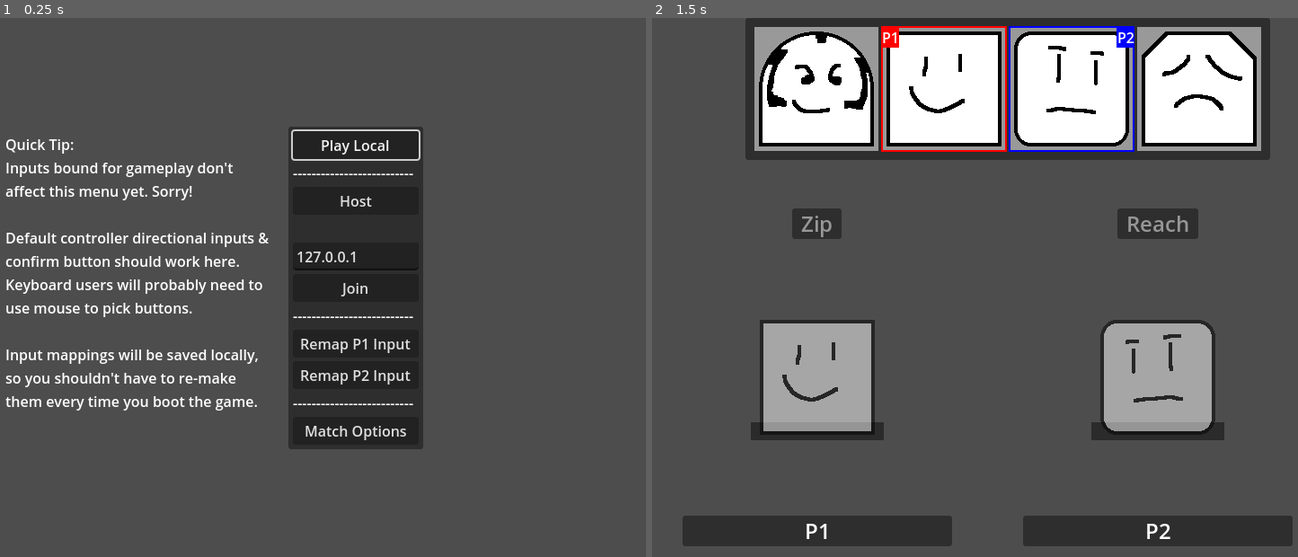
Above: before the commit, frames 1-2 (left to right).
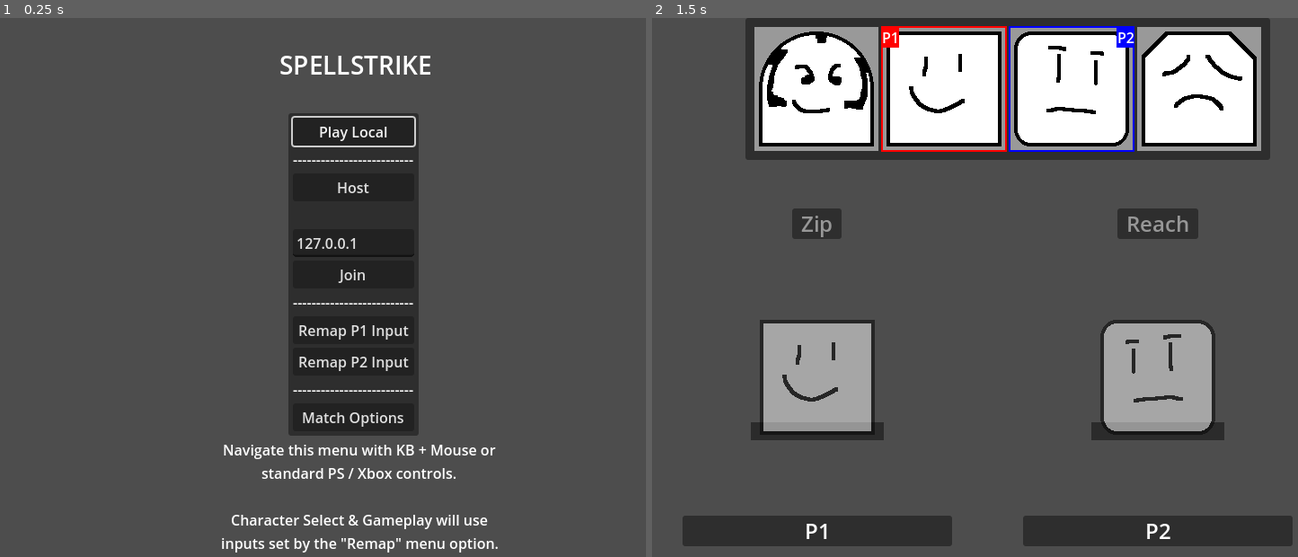
Above: after the commit, the same moments.

Repository: SamBumgardner/spellstrike
Game: Godot game, scene res://network/main.tscn
Two runs of this game, one before a commit and one after it. Both use one fixed random seed, a clock stepped at 60 frames per second and the inputs below.
Inputs (mouse positions are in pixels of both pictures, inside the frame that each line leads up to):
- Up to frame 1 (0.25 s): no input
- Up to frame 2 (1.5 s): click "Play Local" at 0.5 s; tap Enter at 1.25 s; move the mouse to (1168, 260) at 1.27 s; hold Up from 1.28 s (still down); click (1168, 260) at 1.42 s

The runs differ from the first frame. In frame 1, 8.0% of the frame differs, in the area x 0-78%, y 7-100%; in frame 2, nothing differs.

Commit message:
slightly improve appearance of main menu
still looks real rough, but it's a little better

Diff:
--- a/game/network/main.tscn
+++ b/game/network/main.tscn
@@ -1,10 +1,11 @@
-[gd_scene load_steps=6 format=3 uid="uid://bjtha7dq81a0"]
+[gd_scene load_steps=7 format=3 uid="uid://bjtha7dq81a0"]
 
 [ext_resource type="Script" path="res://network/main.gd" id="1_mcj1k"]
 [ext_resource type="PackedScene" uid="uid://cy3ysu07toal8" path="res://ui/menu/character_select/character_select.tscn" id="2_e7tu4"]
 [ext_resource type="Script" path="res://options/InputRemapperLogic.gd" id="3_tjof3"]
 [ext_resource type="PackedScene" uid="uid://ca1rtsmwjcvlc" path="res://options/InputRemapperDisplay.tscn" id="4_b3cy8"]
 [ext_resource type="PackedScene" uid="uid://dd0s2v25q8xtj" path="res://options/match/MatchOptionsMenu.tscn" id="5_4f10j"]
+[ext_resource type="Theme" uid="uid://6reybym5jb8p" path="res://ui/themes/menu_option_theme.tres" id="6_qj6gl"]
 
 [node name="Main" type="Node"]
 script = ExtResource("1_mcj1k")
@@ -18,16 +19,14 @@
 
 [node name="Controller Tip" type="Label" parent="."]
 clip_contents = true
-offset_left = 10.0
-offset_top = 129.0
-offset_right = 310.0
-offset_bottom = 334.0
-text = "Quick Tip:
-Inputs bound for gameplay don't affect this menu yet. Sorry!
+offset_left = 242.0
+offset_top = 469.0
+offset_right = 567.0
+offset_bottom = 674.0
+text = "Navigate this menu with KB + Mouse or standard PS / Xbox controls.
 
-Default controller directional inputs & confirm button should work here. Keyboard users will probably need to use mouse to pick buttons.
-
-Input mappings will be saved locally, so you shouldn't have to re-make them every time you boot the game."
+Character Select & Gameplay will use inputs set by the \"Remap\" menu option."
+horizontal_alignment = 1
 autowrap_mode = 2
 
 [node name="Menu" type="PanelContainer" parent="."]
@@ -38,13 +37,12 @@
 anchor_right = 0.5
 anchor_bottom = 0.5
 offset_left = -75.0
-offset_top = -69.0
-offset_right = 75.0
-offset_bottom = 69.0
+offset_top = -194.5
+offset_right = 70.0
+offset_bottom = 164.5
 grow_horizontal = 2
 grow_vertical = 2
 metadata/_edit_group_ = true
-metadata/_edit_lock_ = true
 
 [node name="MarginContainer" type="MarginContainer" parent="Menu"]
 layout_mode = 2
@@ -124,6 +122,19 @@
 [node name="MatchOptionsMenu" parent="." instance=ExtResource("5_4f10j")]
 visible = false
 
+[node name="Label" type="Label" parent="."]
+anchors_preset = 5
+anchor_left = 0.5
+anchor_right = 0.5
+offset_left = -85.0
+offset_top = 33.0
+offset_right = 85.0
+offset_bottom = 72.0
+grow_horizontal = 2
+theme = ExtResource("6_qj6gl")
+theme_type_variation = &"HeaderLarge"
+text = "SPELLSTRIKE"
+
 [connection signal="pressed" from="Menu/MarginContainer/VBoxContainer/LocalButton" to="." method="_on_local_button_pressed"]
 [connection signal="pressed" from="Menu/MarginContainer/VBoxContainer/HostButton" to="." method="_on_host_button_pressed"]
 [connection signal="text_submitted" from="Menu/MarginContainer/VBoxContainer/To" to="." method="_on_to_text_submitted"]
